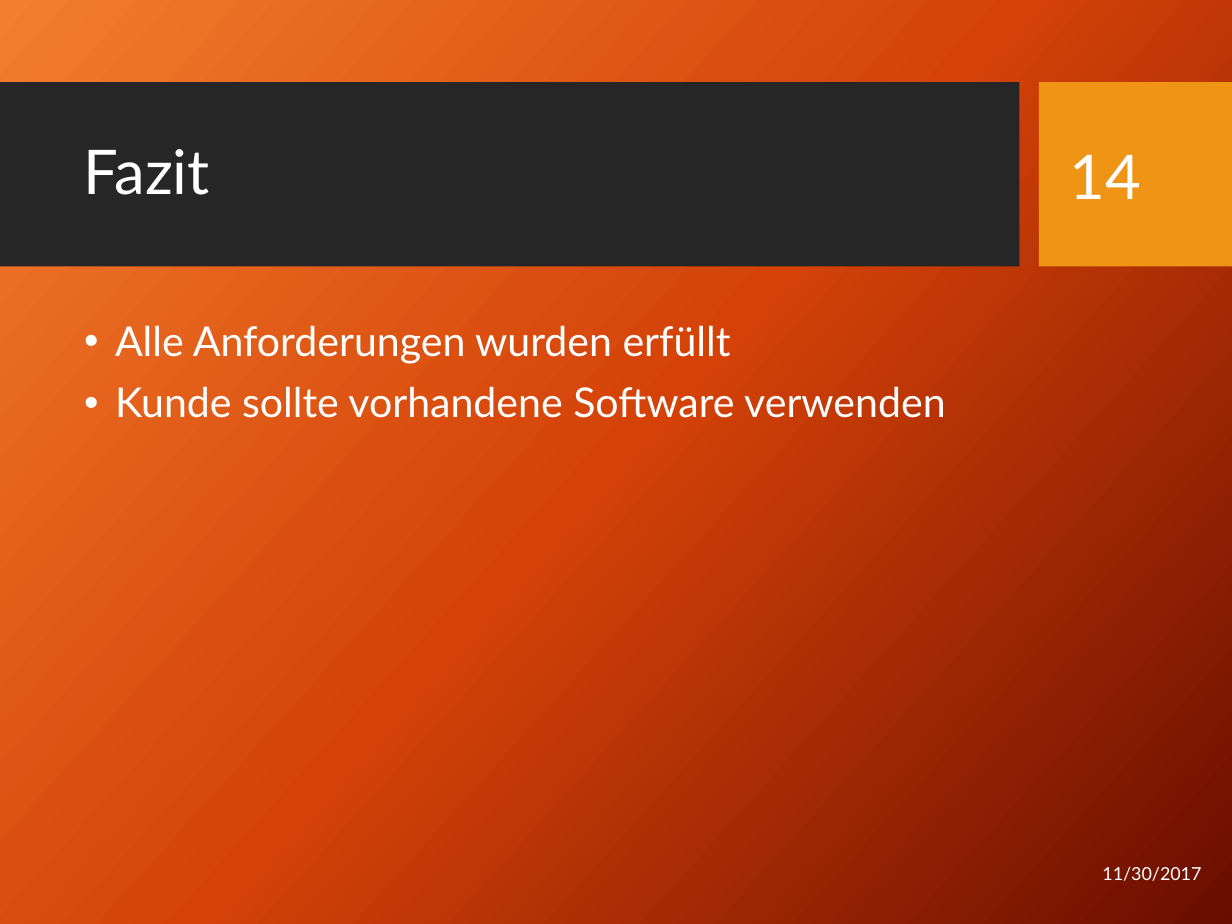
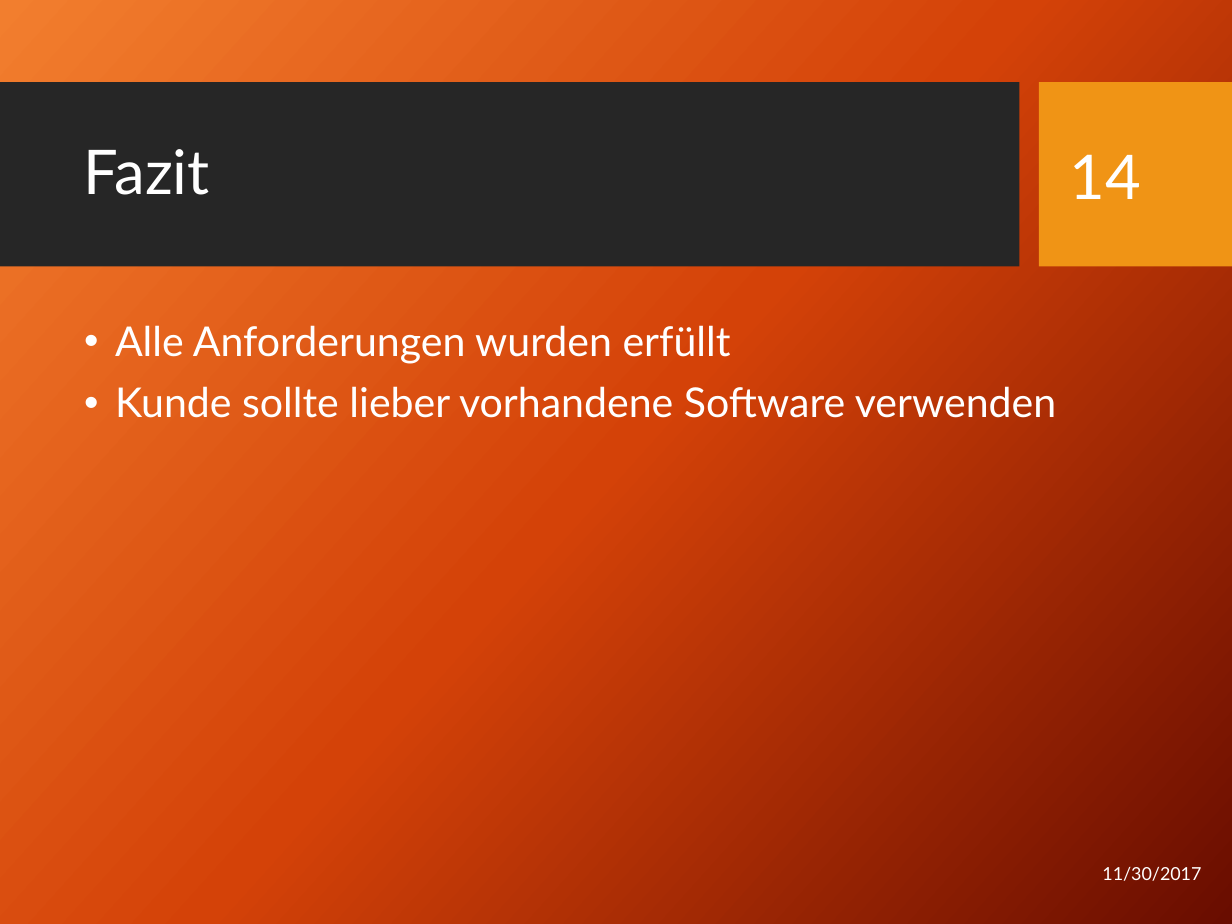
Before and after one commit to chriz239/WaiProjekt, a slide deck: slide 14 of WebContent/WAI.pptx. Drawn at 1232x924 pixels with LibreOffice and Linux fonts; fonts in the diff are those of the drawing; background and template pictures are left out. Boxes give left, top, right and bottom in pixels: in the first picture for what was removed or moved away, otherwise in the second. Text is boxed around its words. In the diff, an @@ line names an element or a change of style, - is before the commit and + after.

```diff
--- a/WebContent/WAI.pptx
+++ b/WebContent/WAI.pptx
@@ text at box(115, 386, 1057, 418): text changed @@
-• Kunde sollte vorhandene Software verwenden
+• Kunde sollte lieber vorhandene Software verwenden
```
Also in this commit, not shown: 1 other slide changed.
